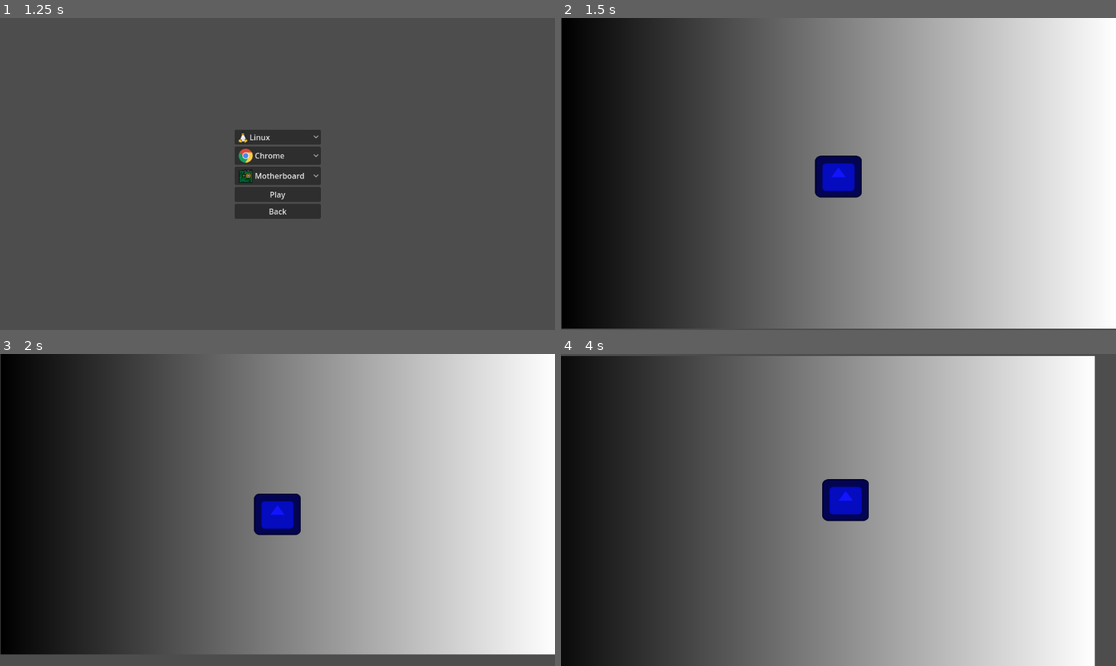
Above: before the commit, frames 1-4 (two rows, left to right).
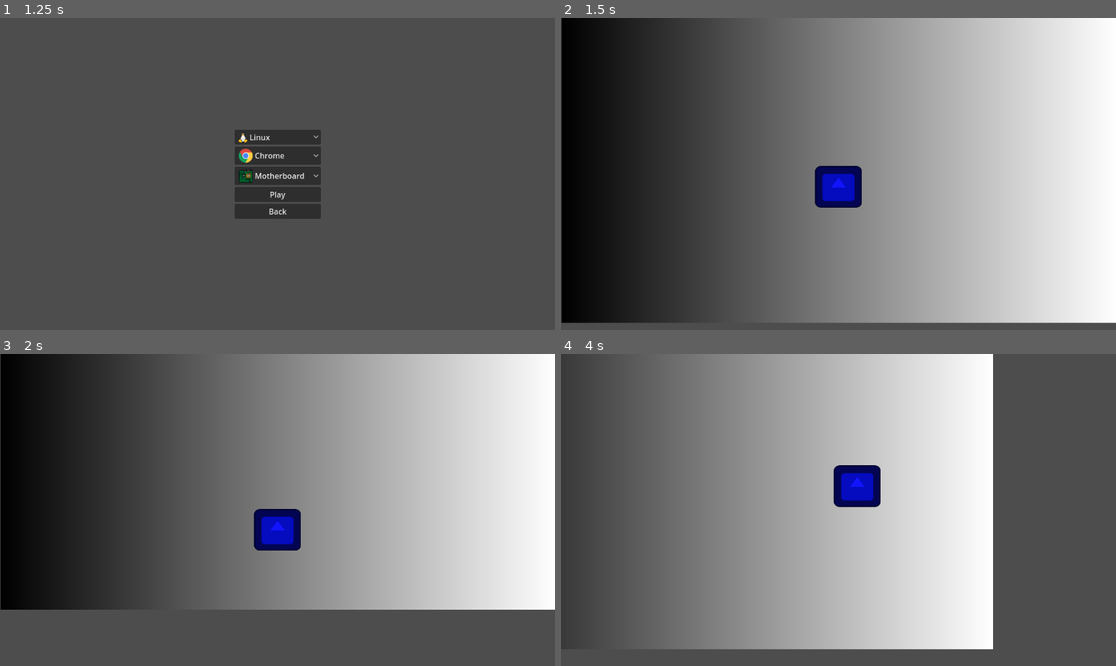
Above: after the commit, the same moments.

Repository: rutesantos4/ram-killer-scale-game-off-2023
Game: Godot game, scene res://main_menu.tscn
Two runs of this game, one before a commit and one after it. Both use one fixed random seed, a clock stepped at 60 frames per second and the inputs below. The engine's default icon, where the game draws it, is replaced by a stand-in: a white triangle on a blue panel in a dark square.
Inputs (mouse positions are in pixels of both pictures, inside the frame that each line leads up to):
- Up to frame 1 (1.25 s): click "Play" at 0.5 s
- Up to frame 2 (1.5 s): click "Play" at 1.25 s
- Up to frame 3 (2 s): no input
- Up to frame 4 (4 s): move the mouse to (960, 494) at 2.02 s; hold Shift 2.03-2.78 s; move the mouse to (727, 525) at 2.77 s; tap Shift at 2.85 s; move the mouse to (894, 441) at 3.52 s; hold Shift from 3.53 s (still down)

Frame 1 is identical in both runs. In frame 2, 2.5% of the frame differs, in the area x 0-100%, y 44-100%; in frame 3, 13%; in frame 4, 95%, in the area x 0-97%, y 0-100%.

Commit message:
feat(movement): dash player on pressing shift key

Diff:
--- a/player.gd
+++ b/player.gd
@@ -2,13 +2,20 @@
 
 const MAX_SPEED = 250.0
 const MIN_SPEED = 50.0
+const DASH_DISTANCE_MULTIPLIER = 3.0
+
+func _shouldDash():
+	return Input.is_key_pressed(KEY_SHIFT)
 
 func _physics_process(delta):
 	var target : Vector2 = get_global_mouse_position()
 	var input_distance : float = position.distance_to(target)
 	var input_direction : Vector2 = position.direction_to(target)
 
+	if(_shouldDash()):
+		input_distance *= DASH_DISTANCE_MULTIPLIER
+
 	velocity = input_direction * MAX_SPEED
-	velocity = velocity.normalized() * max(MIN_SPEED, min(MAX_SPEED, input_distance))
+	velocity = velocity.normalized() * max(MIN_SPEED, max(MAX_SPEED, input_distance))
 
 	move_and_slide()
